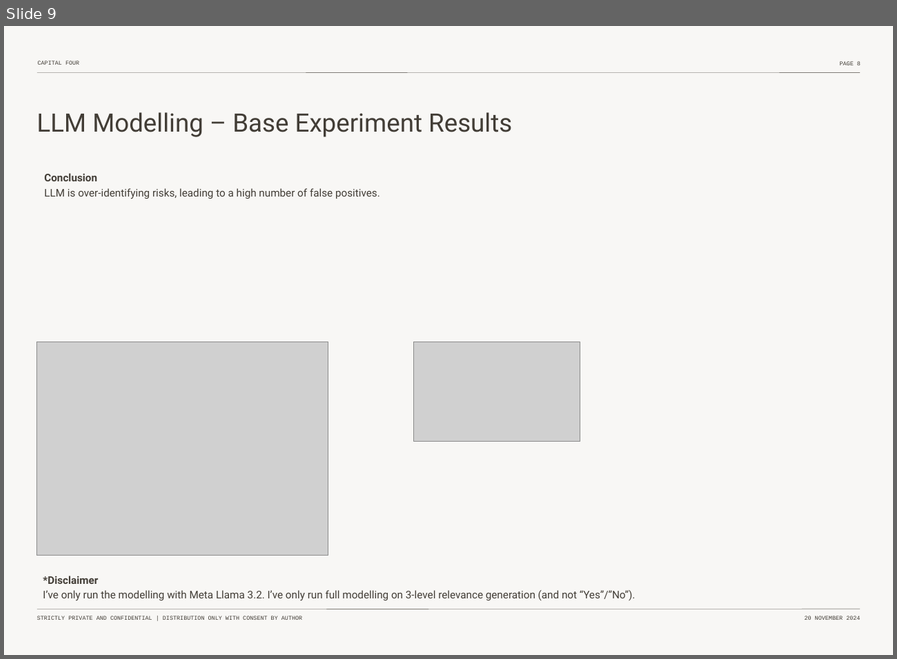
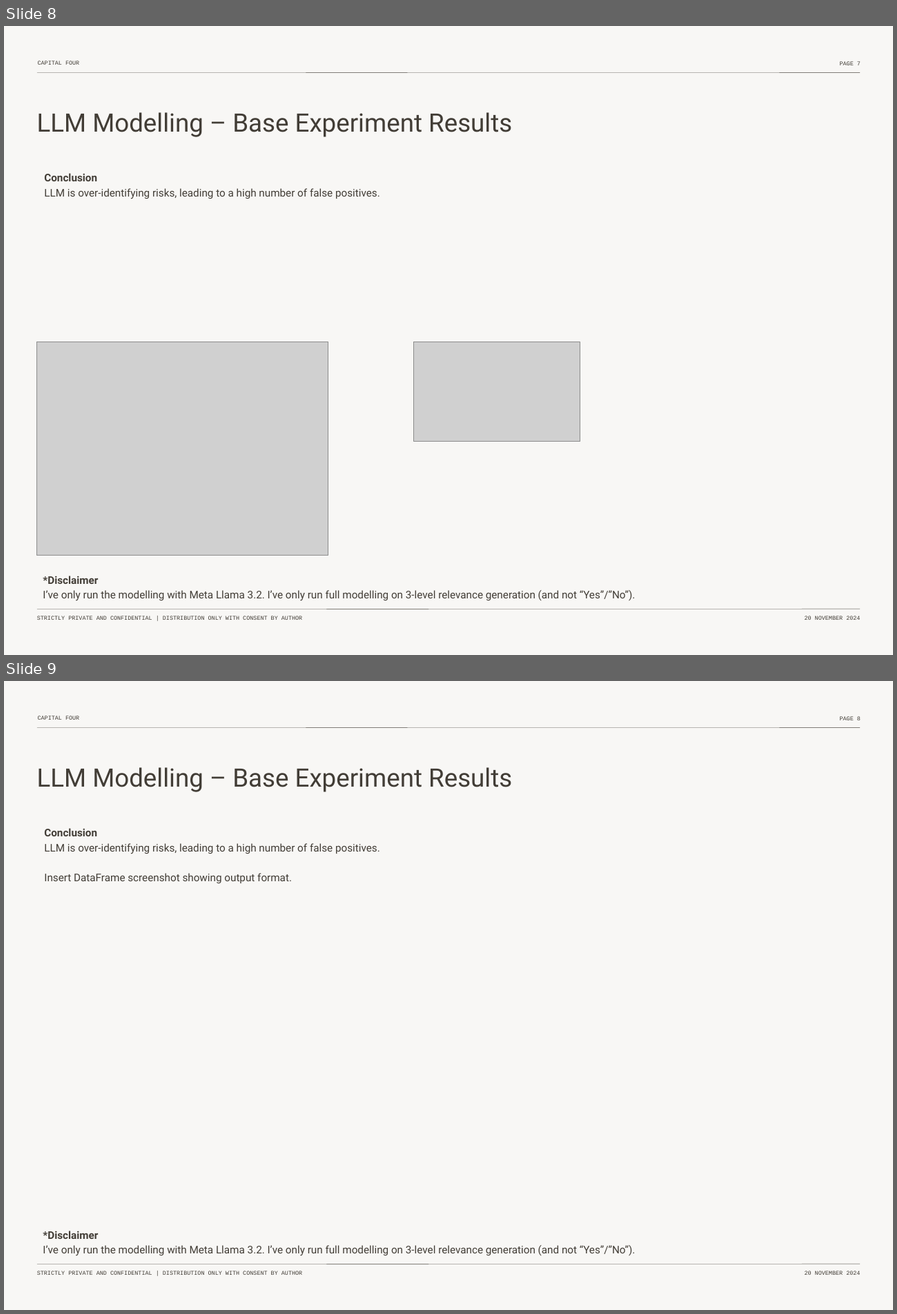
Before and after one commit to pierrehogenhaug/mester, a slide deck: _non_code_env_related/non_code_material/meeting_material/Thesis-Intro-Nov-2024.pptx. Shown one above the other, each under a label of ours: slide 9 before the commit, slides 8 and 9 after it. The pictures are 897x659 and 897x1314 pixels, drawn with LibreOffice and Linux fonts; fonts in the diff are those of the drawing; grey boxes stand for pictures. Boxes give left, top, right and bottom in pixels: in the first picture for what was removed or moved away, otherwise in the second. Text is boxed around its words. In the diff, an @@ line names an element or a change of style, - is before the commit and + after.

```diff
--- a/_non_code_env_related/non_code_material/meeting_material/Thesis-Intro-Nov-2024.pptx
+++ b/_non_code_env_related/non_code_material/meeting_material/Thesis-Intro-Nov-2024.pptx
@@ slide 9 added at [4,681,893,1310], background #F8F7F5; not listed: 6 template elements that a slide beside it also shows @@
@@ title added at [37,767,512,792], 24 pt, text #423D36 @@
+LLM Modelling – Base Experiment Results
@@ text added at [44,828,380,883], 10 pt, text #423D36 @@
+Conclusion
+LLM is over-identifying risks, leading to a high number of false positives.
+Insert DataFrame screenshot showing output format.
@@ text added at [43,1230,635,1255], 10 pt, text #423D36 @@
+*Disclaimer
+I’ve only run the modelling with Meta Llama 3.2. I’ve only run full modelling on 3-level relevance generation (and not “Yes”/”No”).
@@ what was slide 9 is now slide 8 @@
@@ page number at [840,61,860,65]: text changed @@
-PAGE 8
+PAGE 7
```
Also in this commit, not shown: 5 slides changed, 1 slide removed, 1 other file.
